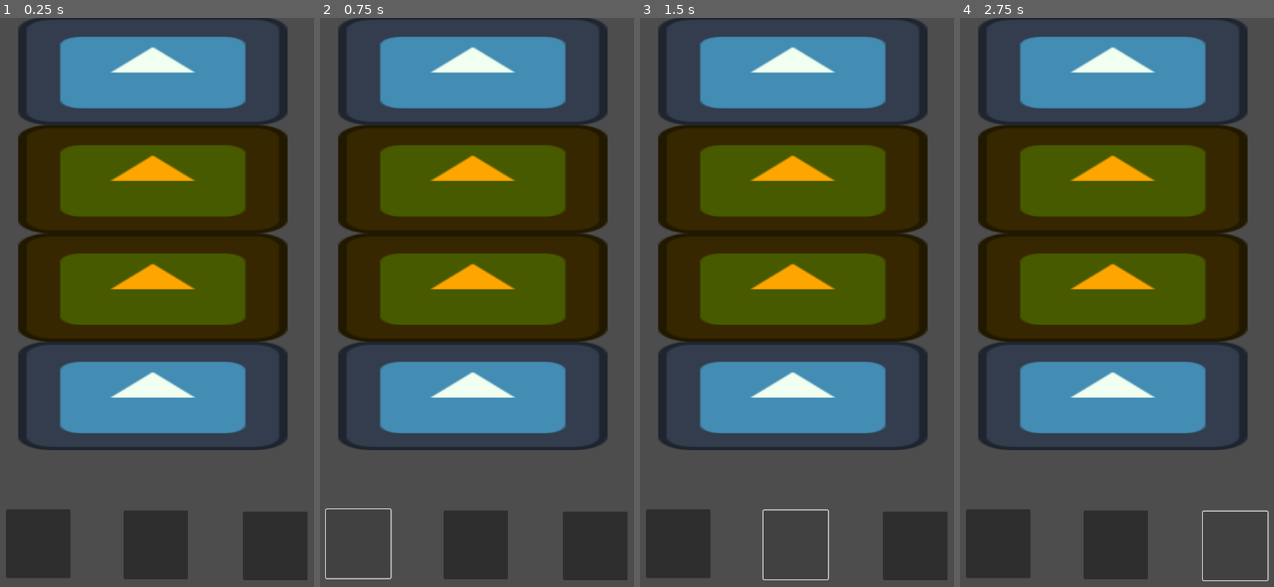
Above: before the commit, frames 1-4 (left to right).
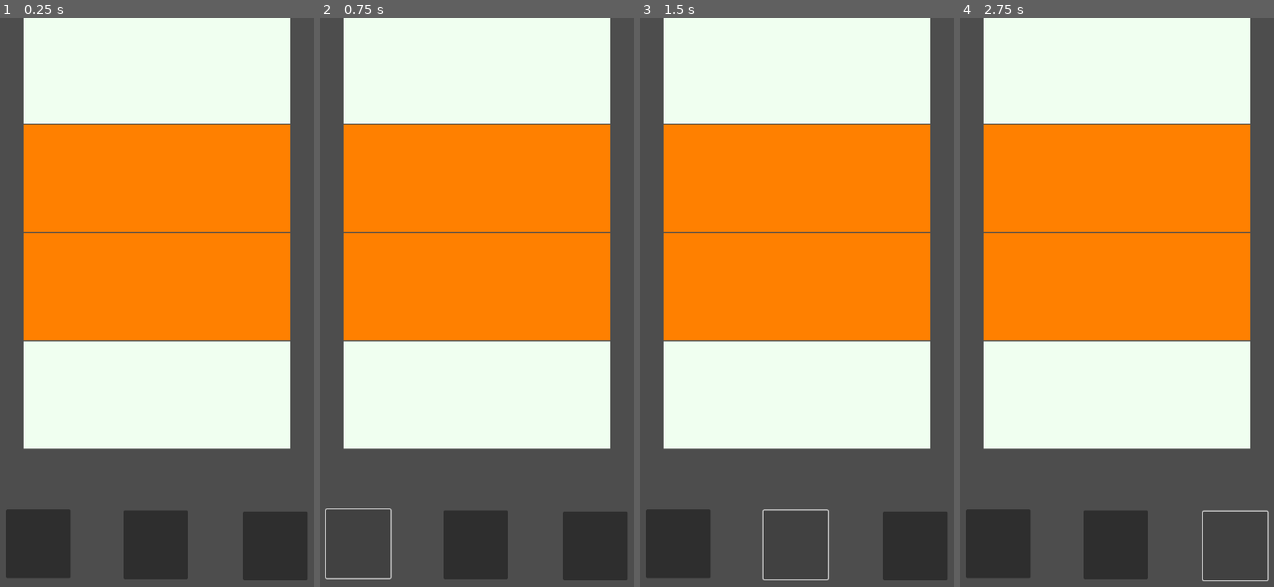
Above: after the commit, the same moments.

Repository: codemonsters/macaronigate
Game: Godot game, scene res://minigames/totem.brake/main.tscn
Same seed, same stepped clock (60 frames per second), same inputs: the game is played once before the commit and once after it. This scene is started directly instead of the project's main scene. The engine's default icon, where the game draws it, is replaced by a stand-in: a white triangle on a blue panel in a dark square.
Inputs (mouse positions are in pixels of both pictures, inside the frame that each line leads up to):
- Up to frame 1 (0.25 s): no input
- Up to frame 2 (0.75 s): click (357, 541) at 0.5 s
- Up to frame 3 (1.5 s): click (797, 547) at 1.25 s
- Up to frame 4 (2.75 s): click (1236, 547) at 2 s

The runs differ from the first frame. In frame 1, 64% of the frame differs, in the area x 5-93%, y 0-76%; in frame 2, 64%; in frame 3, 64%; in frame 4, 64%.

Commit message:
Cambios menores a TotemBreak

Diff:
--- a/src/minigames/totem.brake/Block.tscn
+++ b/src/minigames/totem.brake/Block.tscn
@@ -1,7 +1,7 @@
 [gd_scene load_steps=4 format=3 uid="uid://d22tvnmdq52dk"]
 
 [ext_resource type="Script" path="res://minigames/totem.brake/CharacterBody2D.gd" id="1_p1vk2"]
-[ext_resource type="Texture2D" uid="uid://dsjcupuh17ypx" path="res://icon.svg" id="2_p0pre"]
+[ext_resource type="Texture2D" uid="uid://hcnx7vd5075l" path="res://placeholder.png" id="2_un6fi"]
 
 [sub_resource type="RectangleShape2D" id="RectangleShape2D_5nv87"]
 size = Vector2(509, 207.5)
@@ -12,9 +12,9 @@
 script = ExtResource("1_p1vk2")
 
 [node name="Sprite2D" type="Sprite2D" parent="Block"]
-position = Vector2(-5.49999, -1.90735e-06)
-scale = Vector2(3.97656, 1.60938)
-texture = ExtResource("2_p0pre")
+position = Vector2(1.99997, -1.5)
+scale = Vector2(0.984375, 0.396484)
+texture = ExtResource("2_un6fi")
 
 [node name="CollisionShape2D" type="CollisionShape2D" parent="Block"]
 position = Vector2(1, -1)
--- a/src/minigames/totem.brake/CharacterBody2D.gd
+++ b/src/minigames/totem.brake/CharacterBody2D.gd
@@ -7,10 +7,10 @@
 	color = rng.randi_range(0, 2)
 
 	if color == 0:
-		get_child(0).modulate = Color(0.941176, 0.9722549, 1, 1)
+		get_child(0).modulate = Color(0.5, 0.9722549, 1, 1)
 
 	elif color == 1:
 		get_child(0).modulate = Color(0.941176, 1, 0.941176, 1)
 
 	else:
-		get_child(0).modulate = Color(1, 0.647059, 0, 1)
+		get_child(0).modulate = Color(1, 0.5, 0, 1)
